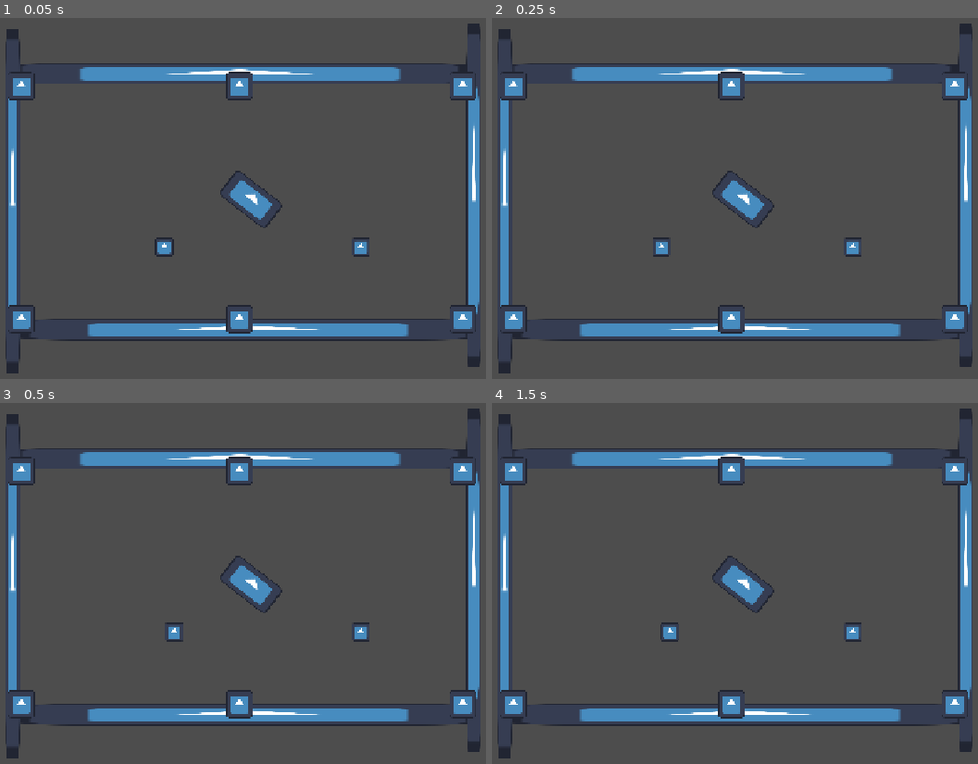
Above: before the commit, frames 1-4 (two rows, left to right).
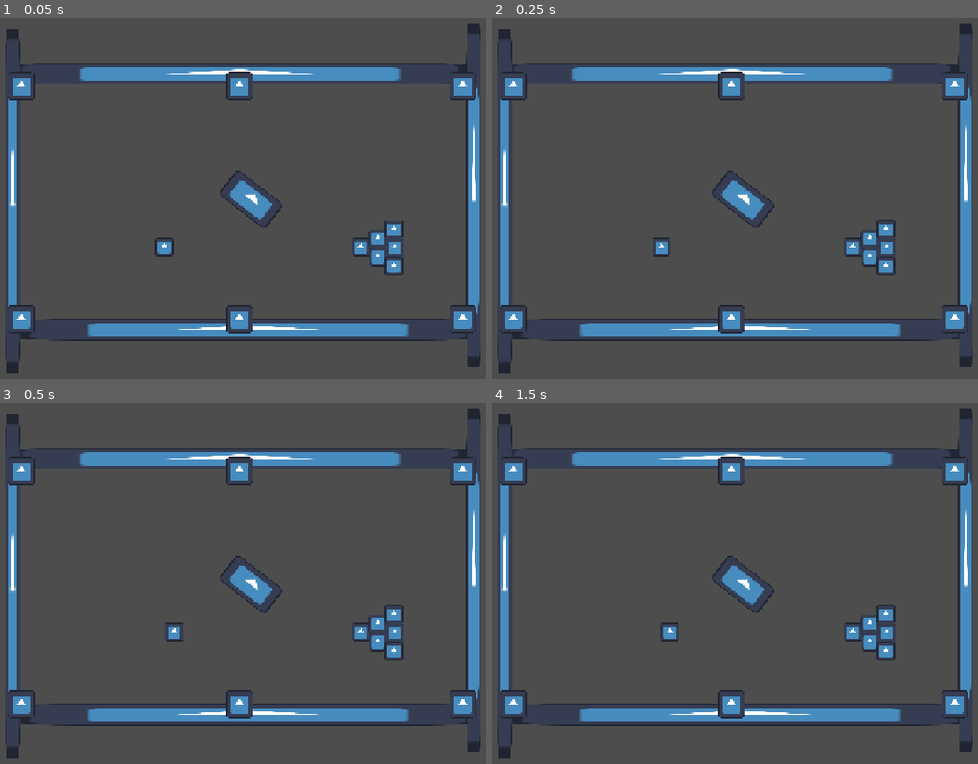
Above: after the commit, the same moments.

Repository: Kitakot/melon-pool
Game: Godot game, scene res://scenes/game.tscn
Same seed, same stepped clock (60 frames per second), same inputs: the game is played once before the commit and once after it. The engine's default icon, where the game draws it, is replaced by a stand-in: a white triangle on a blue panel in a dark square.
Inputs (mouse positions are in pixels of both pictures, inside the frame that each line leads up to):
- Up to frame 1 (0.05 s): no input
- Up to frame 2 (0.25 s): no input
- Up to frame 3 (0.5 s): no input
- Up to frame 4 (1.5 s): move the mouse to (905, 587) at 0.52 s; click (905, 587) at 0.67 s; tap Enter at 1.25 s; move the mouse to (594, 626) at 1.27 s; click (594, 626) at 1.42 s

The runs differ from the first frame. In frame 1, 0.6% of the frame differs, in the area x 75-84%, y 56-72%; in frame 2, 0.6%, in the area x 75-84%, y 55-72%; in frame 3, 0.6%; in frame 4, 0.6%.

Commit message:
mroe balls

Diff:
--- a/Objects/Ball.tscn
+++ b/Objects/Ball.tscn
@@ -8,7 +8,9 @@
 radius = 16.0
 
 [node name="RigidBody2D" type="RigidBody2D" unique_id=707908172]
+mass = 0.17
 physics_material_override = ExtResource("1_p1o3b")
+linear_damp = 1.0
 angular_damp = 100.0
 script = ExtResource("2_ftl80")
 
--- a/scenes/game.tscn
+++ b/scenes/game.tscn
@@ -46,7 +46,6 @@
 
 [node name="RigidBody2D2" parent="." unique_id=707908172 instance=ExtResource("4_lbhrr")]
 position = Vector2(835, 402)
-mass = 0.17
 
 [node name="StaticBody2D" type="StaticBody2D" parent="." unique_id=892732584]
 
@@ -108,3 +107,18 @@
 
 [node name="Pocket6" parent="Table" unique_id=1974172953 instance=ExtResource("5_iywne")]
 position = Vector2(248.00003, 526.99994)
+
+[node name="RigidBody2D" parent="." unique_id=1781729511 instance=ExtResource("4_lbhrr")]
+position = Vector2(865, 388)
+
+[node name="RigidBody2D3" parent="." unique_id=1762667 instance=ExtResource("4_lbhrr")]
+position = Vector2(865, 419)
+
+[node name="RigidBody2D4" parent="." unique_id=1226366810 instance=ExtResource("4_lbhrr")]
+position = Vector2(892, 378)
+
+[node name="RigidBody2D5" parent="." unique_id=483628999 instance=ExtResource("4_lbhrr")]
+position = Vector2(893, 402)
+
+[node name="RigidBody2D6" parent="." unique_id=304532697 instance=ExtResource("4_lbhrr")]
+position = Vector2(892, 431)
